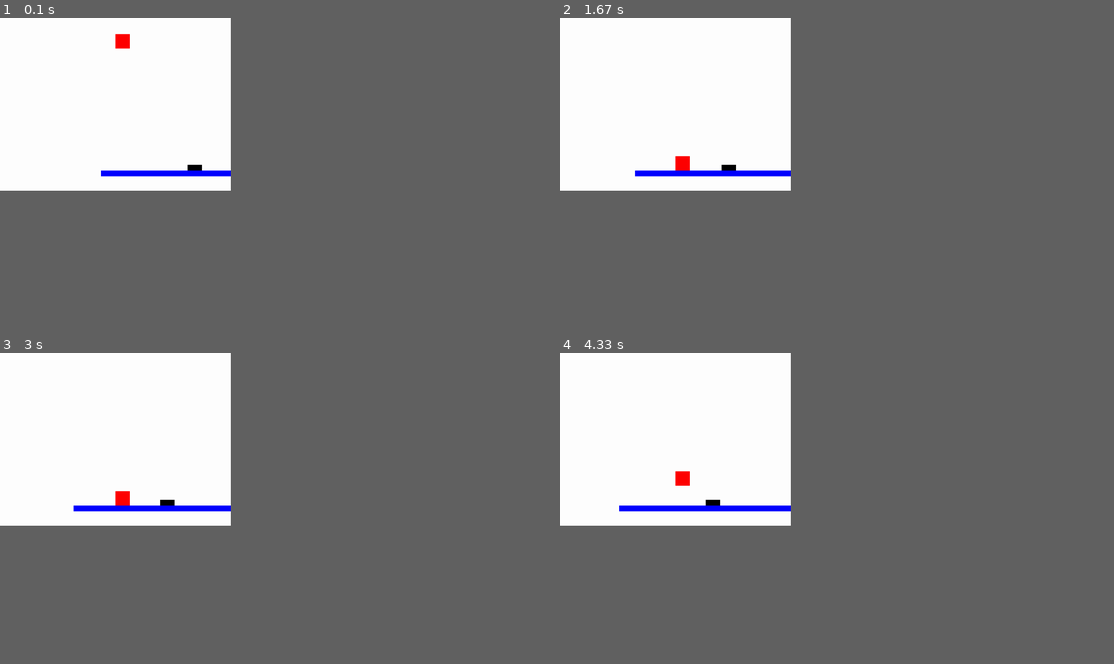
Above: before the commit, frames 1-4 (two rows, left to right).
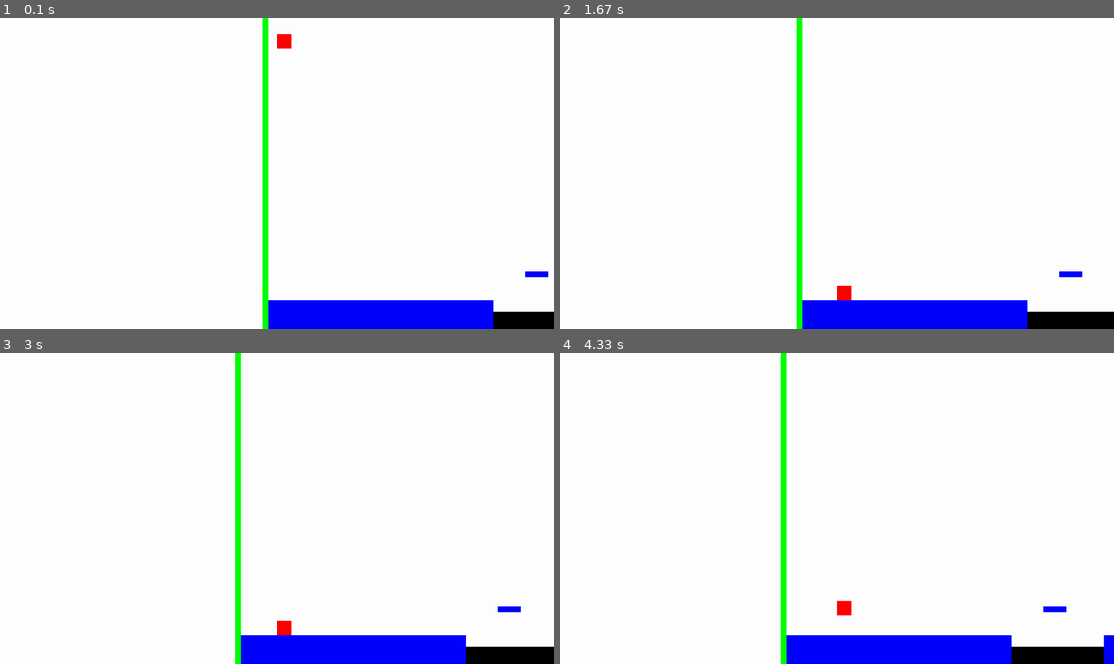
Above: after the commit, the same moments.

Repository: igMAO/Raabta
Game: pygame game, started from Raabta.py
Same seed, same stepped clock (60 frames per second), same inputs: the game is played once before the commit and once after it.
Inputs:
- Up to frame 1 (0.1 s): no input
- Up to frame 2 (1.67 s): hold Right 0.33-0.8 s; hold Right 0.83-1.3 s; hold Left from 1.33 s (still down)
- Up to frame 3 (3 s): release Left at 1.87 s; hold Left 1.9-2.3 s; hold Right 2.33-2.97 s
- Up to frame 4 (4.33 s): hold Left 3-3.47 s; hold Right 3.5-3.97 s; tap Space at 3.57, 3.87, 4.07 s; hold Right from 4 s (still down)
In our replay, the window is 375x281 before the commit and 900x506 after it. These sizes can differ from the game's own. Grey fills any space a smaller window leaves; there, only what the larger window draws over its background counts as a difference.

The runs differ from the first frame. In frame 1, 6.4% of the frame differs, in the area x 18-100%, y 0-100%; in frame 2, 6.7%; in frame 3, 6.7%; in frame 4, 7.0%, in the area x 10-100%, y 0-100%.

Commit message:
Jour 1 optimisation)

Diff:
--- a/Raabta.py
+++ b/Raabta.py
@@ -5,8 +5,8 @@
 pygame.init()
 
 # Set the height and width of the screen
-screen_width = 800
-screen_height = 600
+screen_width = 1920
+screen_height = 1080
 screen = pygame.display.set_mode([screen_width, screen_height])
 
 # Set the name of the window
@@ -18,6 +18,7 @@
 red = (255, 0, 0)
 black = (0, 0, 0)
 pink = (255, 182, 193)  # Rose color
+green = (0, 255, 0)
 
 # Set gravity
 gravity = 1
@@ -64,7 +65,13 @@
 
         self.rect = rect
 
-class RestartBlock(pygame.sprite.Sprite):
+    def collision(self, sprite):
+        if pygame.sprite.collide_rect(sprite, self):
+            sprite.rect.y = self.rect.y - sprite.rect.height
+            sprite.velocity_y = 0
+            sprite.on_ground = True
+
+class Wall(pygame.sprite.Sprite):
     def __init__(self, color, rect):
         super().__init__()
 
@@ -73,33 +80,68 @@
 
         self.rect = rect
 
+        # Collider rect
+        self.collider_rect = pygame.Rect(rect.x, rect.y, rect.width, rect.height)
+
+    def collision(self, sprite):
+        if self.collider_rect.colliderect(sprite.rect):
+            sprite.rect.x = self.rect.right
+            sprite.velocity_y = 0
+            sprite.on_ground = True
+
 class MovingBlock(pygame.sprite.Sprite):
-    def __init__(self, color, rect, speed):
+    def __init__(self, color, rect, distance):
         super().__init__()
 
         self.image = pygame.Surface([rect.width, rect.height])
         self.image.fill(color)
 
         self.rect = rect
-        self.speed = speed
+        self.speed = 2  # Vitesse constante
+        self.distance = distance
+        self.start_x = rect.x  # Enregistre la position initiale du bloc
 
     def update(self):
-        # Move the block horizontally
+        # Move le bloc horizontalement
         self.rect.x += self.speed
 
-        # Reverse direction if it reaches the screen boundaries
-        if self.rect.left < 0 or self.rect.right > screen_width:
+        # Inverser la direction lorsque le bloc atteint la distance maximale
+        if abs(self.rect.x - self.start_x) >= self.distance:
             self.speed = -self.speed
 
+# Initialize sprite groups
 all_sprites = pygame.sprite.Group()
+
+# Create player
 player = Player(red, 50, 50)
-platform_rect = pygame.Rect(0, screen_height - 70, screen_width, 20)  # Adjusted platform position
-platform = Platform(blue, platform_rect)
-restart_block_rect = pygame.Rect(300, screen_height - 90, 50, 20)  # Restart block position (adjusted y)
-restart_block = RestartBlock(black, restart_block_rect)
-moving_block_rect = pygame.Rect(500, screen_height - 130, 30, 20)  # Moving block position
-moving_block = MovingBlock(pink, moving_block_rect, 2)
-all_sprites.add(player, platform, restart_block, moving_block)
+all_sprites.add(player)
+
+# Create platforms
+platform_rect1 = pygame.Rect(0, screen_height - 100, 800, 100)  # First part of platform
+platform_rect2 = pygame.Rect(1120, screen_height - 100, 800, 100)  # Second part of platform
+platform = Platform(blue, platform_rect1)
+platform2 = Platform(blue, platform_rect2)
+all_sprites.add(platform, platform2)
+
+# Create wall
+wall_rect = pygame.Rect(0, 0, 20, screen_height)  # Wall position
+wall = Wall(green, wall_rect)
+all_sprites.add(wall)
+
+# Create black block
+black_block_rect = pygame.Rect(800, screen_height - 60, 320, 60)  # Black block position with reduced height
+black_block = Platform(black, black_block_rect)
+all_sprites.add(black_block)
+
+# Create floating platform above black block
+floating_platform_rect = pygame.Rect(910, screen_height - 200, 80, 20)  # Floating platform position
+floating_platform = Platform(blue, floating_platform_rect)
+all_sprites.add(floating_platform)
+
+# Create moving block
+moving_block_rect = pygame.Rect(1500, screen_height - 130, 30, 20)  # Moving block position
+moving_block = MovingBlock(pink, moving_block_rect, 200)  # 400 pixels de distance
+all_sprites.add(moving_block)
 
 clock = pygame.time.Clock()
 
@@ -126,27 +168,28 @@
     # Update camera position
     camera_x = player.rect.x - screen_width // 2
 
-    # Check for collisions
-    if pygame.sprite.collide_rect(player, platform):
-        player.rect.y = platform.rect.y - player.rect.height
+    # Check for collisions with platform and wall
+    platform.collision(player)
+    platform2.collision(player)
+    wall.collision(player)
+
+    # Check for collision with the floating platform
+    if pygame.sprite.collide_rect(player, floating_platform):
+        player.rect.y = floating_platform.rect.y - player.rect.height
         player.velocity_y = 0
         player.on_ground = True
-
-    # Check for collision with the restart block
-    if pygame.sprite.collide_rect(player, restart_block):
-        # Reset player position and velocity
-        player.rect.x = 50
-        player.rect.y = 50
-        player.velocity_y = 0
-        player.on_ground = False
 
     # Check for collision with the moving block
     if pygame.sprite.collide_rect(player, moving_block):
         # Reset player position and velocity
         player.rect.x = 50
         player.rect.y = 50
-        player.velocity_y = 0
-        player.on_ground = False
+
+    # Check for collision with the black block
+    if pygame.sprite.collide_rect(player, black_block):
+        # Reset player position
+        player.rect.x = 50
+        player.rect.y = 50
 
     # Draw
     screen.fill(white)
